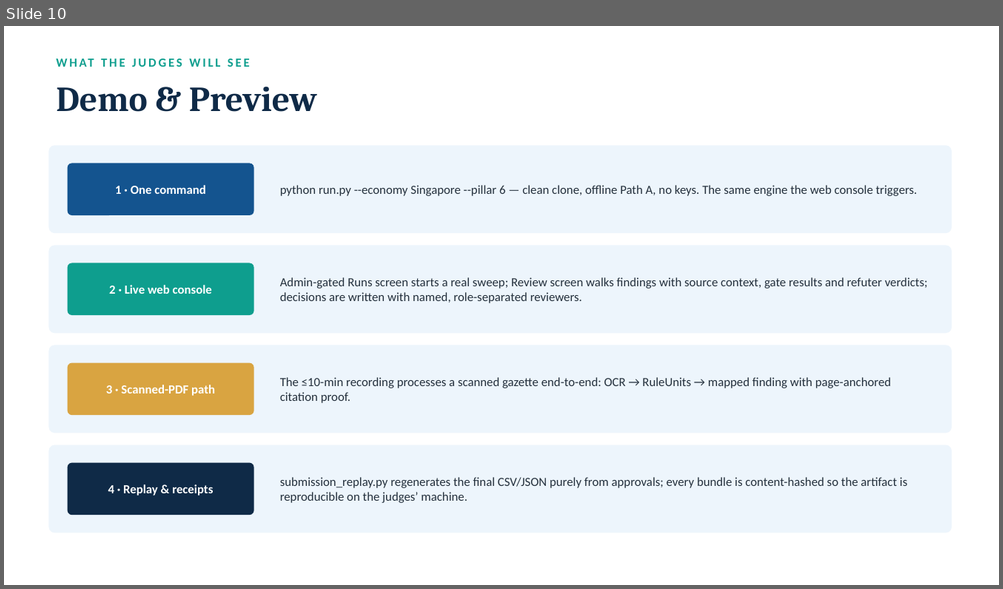
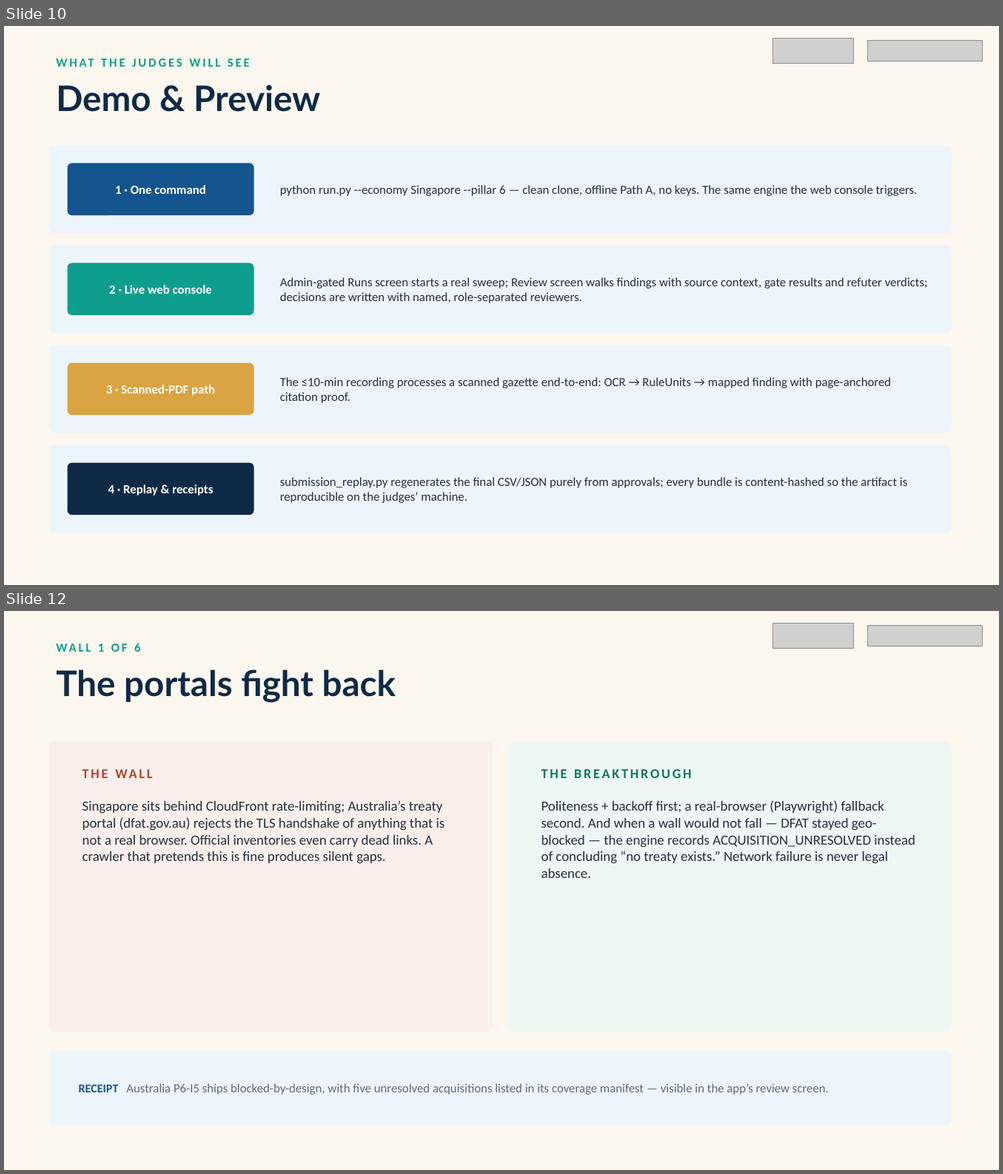
Before and after one commit to nafew0/ClauseChain, a slide deck: ClauseChain_Pitch_Deck.pptx. Shown one above the other, each under a label of ours: slide 10 before the commit, slides 10 and 12 after it; the slides between them are not shown. The pictures are 1003x589 and 1003x1174 pixels, drawn with LibreOffice and Linux fonts; fonts in the diff are those of the drawing; grey boxes stand for pictures; background and template pictures are left out. Boxes give left, top, right and bottom in pixels: in the first picture for what was removed or moved away, otherwise in the second. Text is boxed around its words. In the diff, an @@ line names an element or a change of style, - is before the commit and + after.

```diff
--- a/ClauseChain_Pitch_Deck.pptx
+++ b/ClauseChain_Pitch_Deck.pptx
@@ slide 12 added at (4, 611, 999, 1170), background #FCF8EF @@
@@ picture added at (772, 623, 854, 648) @@
@@ picture added at (868, 625, 983, 646) @@
@@ text added at (98, 643, 140, 652), 12 pt, text #0E9E8E, bold @@
+WALL 1 OF 6
@@ text added at (56, 669, 395, 703), 34 pt, text #0F2A47, bold @@
+The portals fight back
@@ rounded rectangle added at (48, 741, 492, 1033), fill #FBEFEC @@
@@ rounded rectangle added at (508, 741, 951, 1033), fill #EDF8F4 @@
@@ text added at (75, 760, 463, 786), 13 pt, text #B0452F, bold @@
+THE WALL
@@ text added at (541, 769, 691, 778), 13 pt, text #15745F, bold @@
+THE BREAKTHROUGH
@@ text added at (82, 801, 445, 864), 13.5 pt, text #24303C @@
+Singapore sits behind CloudFront rate-limiting; Australia’s treaty portal (dfat.gov.au) rejects the TLS handshake of anything that is not a real browser. Official inventories even carry dead links. A crawler that pretends this is fine produces silent gaps.
@@ text added at (541, 800, 915, 878), 13.5 pt, text #24303C @@
+Politeness + backoff first; a real-browser (Playwright) fallback second. And when a wall would not fall — DFAT stayed geo-blocked — the engine records ACQUISITION_UNRESOLVED instead of concluding “no treaty exists.” Network failure is never legal absence.
@@ rounded rectangle added at (48, 1051, 951, 1126), fill #EDF5FC @@
@@ text added at (79, 1084, 828, 1095), 12 pt, text #5C6B7A @@
+RECEIPT Australia P6-I5 ships blocked-by-design, with five unresolved acquisitions listed in its coverage manifest — visible in the app’s review screen.
@@ slide 10 changed as well @@
@@ background #FFFFFF to #FCF8EF @@
@@ picture added at (772, 38, 854, 63) @@
@@ picture added at (868, 40, 983, 61) @@
@@ text "Demo & Preview" at (56, 84, 320, 112): font Cambria to Lato @@
```
Also in this commit, not shown: 14 other slides changed, 13 other slides added, 2 slides removed.
